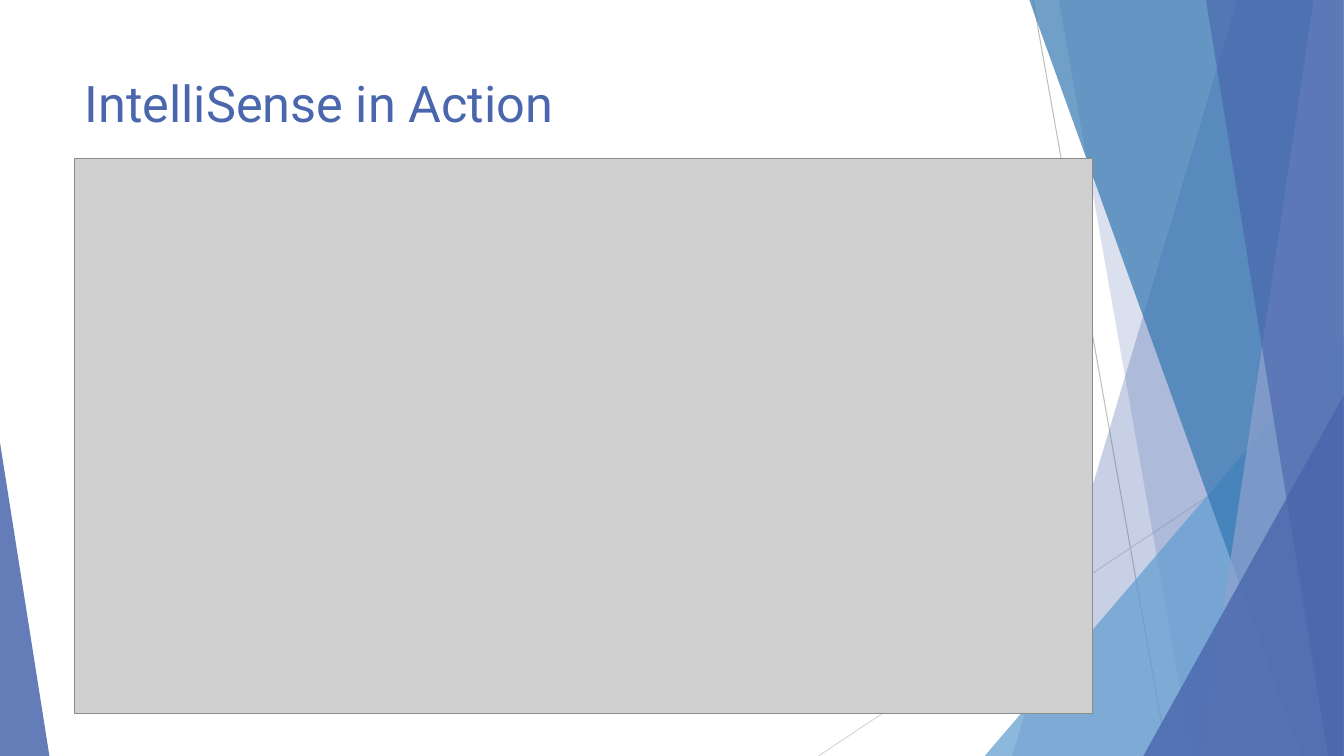
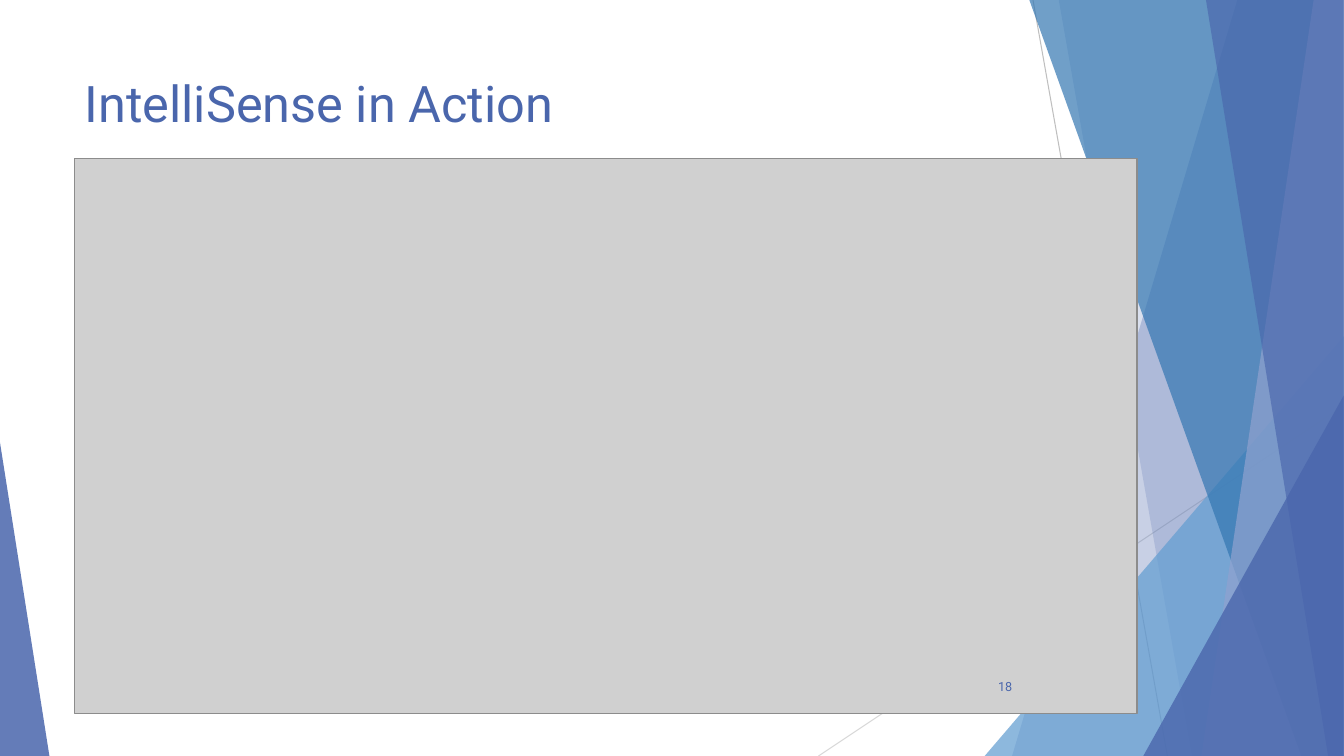
Before and after one commit to scottaddie/slide-decks, a slide deck: slide 18 of Intro to JavaScript Tooling in VS Code - devObjective.pptx (slide 19 before the commit). Drawn at 1344x756 pixels with LibreOffice and Linux fonts; fonts in the diff are those of the drawing; grey boxes stand for pictures. Boxes give left, top, right and bottom in pixels: in the first picture for what was removed or moved away, otherwise in the second. Text is boxed around its words. In the diff, an @@ line names an element or a change of style, - is before the commit and + after.

Commit message:
Update screenshots in dev.Objective() deck

```diff
--- a/Intro to JavaScript Tooling in VS Code - devObjective.pptx
+++ b/Intro to JavaScript Tooling in VS Code - devObjective.pptx
@@ picture resized from (x1=75, y1=158, x2=1093, y2=714) to (x1=75, y1=158, x2=1137, y2=714) @@
@@ page number added at (x1=998, y1=682, x2=1012, y2=691), 9 pt, text #4A66AC @@
+18
```
Also in this commit, not shown: 4 other slides changed, 1 slide removed.
